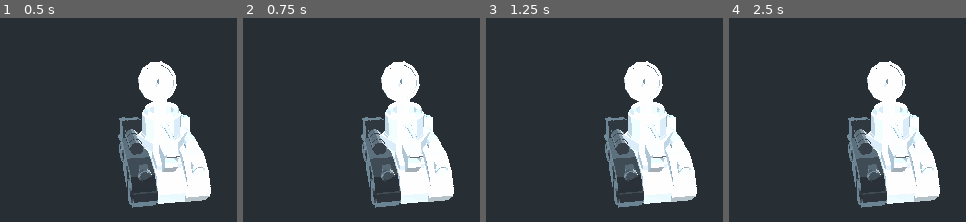
Above: before the commit, frames 1-4 (left to right).
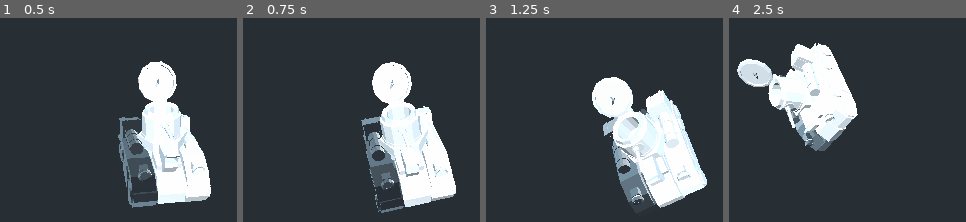
Above: after the commit, the same moments.

Repository: Hasnep/combatanks
Game: Godot game, scene res://World.tscn
Two runs of this game, one before a commit and one after it. Both use one fixed random seed, a clock stepped at 60 frames per second and the inputs below.
Inputs:
- Up to frame 1 (0.5 s): no input
- Up to frame 2 (0.75 s): tap Enter at 0.5 s; hold Right (turn_right, bound only after the commit) from 0.53 s (still down)
- Up to frame 3 (1.25 s): keep holding Right (turn_right, bound only after the commit)
- Up to frame 4 (2.5 s): release Right (turn_right, bound only after the commit) at 1.28 s; hold Down (move_backward, bound only after the commit) 1.28-2.03 s; hold Right (turn_right, bound only after the commit) from 2.03 s (still down)

Frame 1 is identical in both runs. In frame 2, 7.7% of the frame differs, in the area x 49-90%, y 21-96%; in frame 3, 15%; in frame 4, 30%, in the area x 3-90%, y 12-94%.

Commit message:
Add controls to tank

Diff:
--- /dev/null
+++ b/Tank/Tank.gd
@@ -0,0 +1,24 @@
+extends KinematicBody
+
+const max_speed: float = 20.0
+const acceleration: float = 10.0
+
+var direction: float = 0.0
+var velocity: Vector3 = Vector3()
+
+func _physics_process(delta: float):
+
+	var input_forward: float = 0.0
+	var input_rotation: float = 0.0
+
+	if Input.is_action_pressed("move_forward"):
+		input_forward += 1
+	if Input.is_action_pressed("move_backward"):
+		input_forward -= 1
+	if Input.is_action_pressed("turn_left"):
+		input_rotation -= 1
+	if Input.is_action_pressed("turn_right"):
+		input_rotation += 1
+
+	rotation_degrees += Vector3(input_rotation, 0, 0)
+	move_and_slide(Vector3(input_forward, 0, 0), Vector3(0, 0, 0))
--- a/Tank/Tank.tscn
+++ b/Tank/Tank.tscn
@@ -1,16 +1,18 @@
-[gd_scene load_steps=3 format=2]
+[gd_scene load_steps=4 format=2]
 
-[ext_resource path="res://Tank/Tank.obj" type="ArrayMesh" id=1]
+[ext_resource path="res://Tank/Tank.gd" type="Script" id=1]
+[ext_resource path="res://Tank/Tank.obj" type="ArrayMesh" id=2]
 
 [sub_resource type="SphereShape" id=1]
 
 [node name="Tank" type="KinematicBody"]
+script = ExtResource( 1 )
 
 [node name="Hitbox" type="CollisionShape" parent="."]
 shape = SubResource( 1 )
 
 [node name="Model" type="MeshInstance" parent="."]
-mesh = ExtResource( 1 )
+mesh = ExtResource( 2 )
 material/0 = null
 material/1 = null
 material/2 = null
--- a/project.godot
+++ b/project.godot
@@ -19,6 +19,29 @@
 run/main_scene="res://World.tscn"
 config/icon="res://icon.png"
 
+[input]
+
+move_forward={
+"deadzone": 0.5,
+"events": [ Object(InputEventKey,"resource_local_to_scene":false,"resource_name":"","device":0,"alt":false,"shift":false,"control":false,"meta":false,"command":false,"pressed":false,"scancode":16777232,"unicode":0,"echo":false,"script":null)
+ ]
+}
+move_backward={
+"deadzone": 0.5,
+"events": [ Object(InputEventKey,"resource_local_to_scene":false,"resource_name":"","device":0,"alt":false,"shift":false,"control":false,"meta":false,"command":false,"pressed":false,"scancode":16777234,"unicode":0,"echo":false,"script":null)
+ ]
+}
+turn_left={
+"deadzone": 0.5,
+"events": [ Object(InputEventKey,"resource_local_to_scene":false,"resource_name":"","device":0,"alt":false,"shift":false,"control":false,"meta":false,"command":false,"pressed":false,"scancode":16777231,"unicode":0,"echo":false,"script":null)
+ ]
+}
+turn_right={
+"deadzone": 0.5,
+"events": [ Object(InputEventKey,"resource_local_to_scene":false,"resource_name":"","device":0,"alt":false,"shift":false,"control":false,"meta":false,"command":false,"pressed":false,"scancode":16777233,"unicode":0,"echo":false,"script":null)
+ ]
+}
+
 [rendering]
 
 environment/default_environment="res://default_env.tres"
